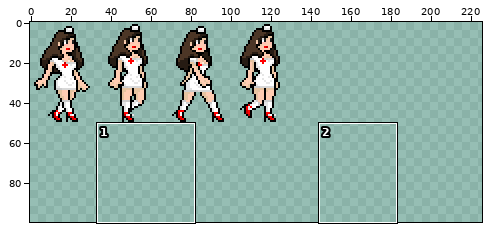
A sprite sheet gets an edit: Media/Assets/enemies/enemyNurse_one.png. The picture above shows the old version from afar; the outline marks the close-up.
Close-up. Before the commit:
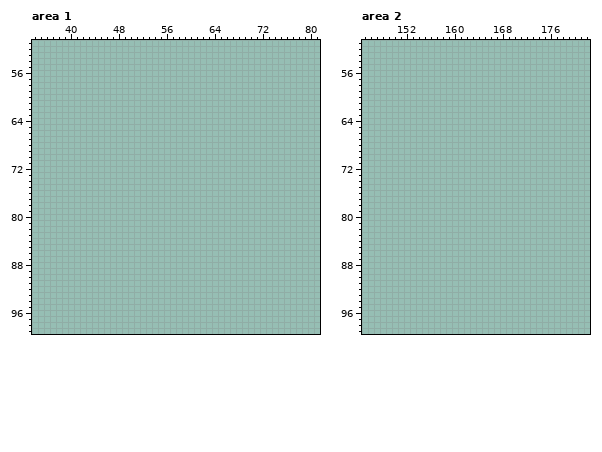
The file is 300x100 pixels. Shown: area 1: x 34..81, y 51..99; area 2: x 145..182, y 51..99. The wide view leaves out empty margins. The commit also changed other parts of the picture, which this record leaves out.
The result:
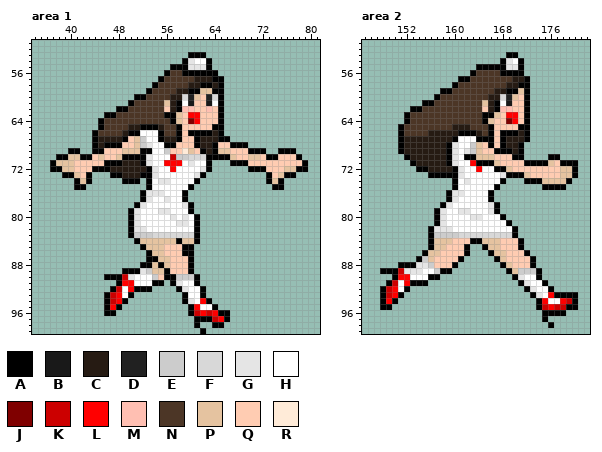
Palette (. is transparent): A #000000  B #191919  C #261b13  D #212121  E #cccccc  F #d8d8d8  G #e5e5e5  H #ffffff  J #7f0000  K #cc0000  L #ff0000  M #ffbfb2  N #4c3626  P #e5c3a0  Q #ffccb2  R #ffebd8
Diff:
Changed rows in their new state; - is an unchanged pixel.
Area 1:
first column x 37:
 53 -----------------------AAA-----------------
 54 ----------------------AGHHA----------------
 55 --------------------AAAGGGA----------------
 56 -------------------ANNAAAAAA---------------
 57 ------------------ANNNNNCCCAA--------------
 58 -----------------ANNNNNCCAACA--------------
 59 ----------------ANNNNCCAAPPAA--------------
 60 --------------AANNNNCCFDPQDFA--------------
 61 -------------ANNNNNPCAHBQQBHA--------------
 62 -----------AANNNNNNQCAMMQQMQA--------------
 63 ---------AANNNNNNNNAAPQLLQQQA--------------
 64 --------ANNNNNNNNNNNAPQJLQQQA--------------
 65 --------ANNNNCCAAACNNAQQQQQAA--------------
 66 -------ANNNNCAAHHHANNAQAAAACA--------------
 67 -------ACCCCAQPEHHACCAQQACCCAA-------------
 68 -------ACAAAQQPEGHHAAQQQACCAQQAAA----------
 69 ---AA--AAQQQPPPAAHHEQQRPQACAPPQQQAAA--AAA--
 70 -AAPPAAQPQQPAAAAGHHHKEEFFFAAAAPQQPPQAAQQQA-
 71 APPPQQQQQAAACCCAGHHLLLHGHHA---AAAQQQQQQQQQA
 72 AAPPQQQAAACCCCCCAGHHLHHHHGA------AAAQQQPPAA
 73 --AAPQA---AACCCAAGHHHHHHGA----------AQPAA--
 74 ----APA-----AAA-AHGGHHHHA-----------APA----
 75 ----AA----------AHHHHHHA-------------AA----
 76 ---------------AGGGHHHA--------------------
 77 ---------------AGHHGHHA--------------------
 78 --------------AGHHHHHHGA-------------------
 79 -------------AGHHHGGHHHA-------------------
 80 -------------AGHHHHHGHGHA------------------
 81 -------------AGHHHHHHGGHA------------------
 82 -------------AGGHHHHHHHHA------------------
 83 -------------AEEEFFFFFFFA------------------
 84 --------------APPPPPPAPPA------------------
 85 ---------------APPPQQQAA-------------------
 86 ----------------APPQQQAA-------------------
 87 ----------------AAPPQQQA-------------------
 88 ---------------AAPAPQQQA-------------------
 89 ------------AAAGEPPAQQQA-------------------
 90 ---------AAAKGHHHEQAAEEEA------------------
 91 -----------ALLHHHAA-AGHHA------------------
 92 ----------AKHLAAA----AGHHA-----------------
 93 ---------AKLHA--------AHHA-----------------
 94 ---------AKLA---------AGHLA----------------
 95 ---------ALA-----------ALHHA---------------
 96 ---------AA------------AKLKLAA-------------
 97 ------------------------AAAKLA-------------
 98 ------------------------A--AA--------------
 99 -------------------------A-----------------
Area 2:
first column x 148:
 53 ---------------------AA----------
 54 --------------------AGHA---------
 55 ----------------AAAAAGGA---------
 56 ---------------ANNNNAAAA---------
 57 -------------AANNNNNNNCCA--------
 58 ------------ANNNNNNNNCCAA--------
 59 ----------AANNNNNNNCCAAPA--------
 60 ---------ANNNNNNNNCCFDPQA--------
 61 -------AANNNNNNNNPCAHBQQA--------
 62 -----AANNNNNNNNNNQCAMMQQA--------
 63 ----ANNNNNNNNNNNNAAPQLLQA--------
 64 ----ANNNNNNNNNNNNAPQQJLQA--------
 65 ---ANNNNNNNNCCCNNNAQQQQAA--------
 66 ---ANNNNCCCCCAAACNAQAAACA--------
 67 ---ACCCCCCCCAHHHAAAQACCCA--------
 68 ---ACCCCCCCAGHHEPQAQACCA---------
 69 ---ACCCCCCCAGHGEPQQAAACA---------
 70 ----ACCCCCCAGHAAPPPQQQAA----AA---
 71 -----ACCCCCAGHHLAAAPQQQQAAAAPQAAA
 72 ------AACCCCAGHHLHHAAPQQQQQQQQPPA
 73 --------AAAAAGHHHHHHGAAAPQQQQQPPA
 74 ------------AHGHHHHHA---AAAPPPPA-
 75 ------------AHHHHHHA-------AAAA--
 76 -----------AGGHHHHA--------------
 77 -----------AGHHHHHA--------------
 78 ----------AGHHHHHHGA-------------
 79 ---------AGHHGGHHHGA-------------
 80 ---------AGHHHHGGHHHA------------
 81 ---------AGHHHHHHHHHHA-----------
 82 --------AGGGHHHHHHHHHHA----------
 83 --------AEEEEFFFFFFFFFA----------
 84 --------APPPQQQAAPPPQQQA---------
 85 --------APPQQQA--APPQQQA---------
 86 -------APPQQQQA---APPQQQA--------
 87 ------AEPQQQQA-----APQQQQA-------
 88 ---AAAGGEQQQA-------APQQQA-------
 89 AAAKGGGHHEAA---------APEEEA------
 90 --ALLHHHAA------------AGHHA------
 91 -AKHLAAA---------------AGHHA-----
 92 AKLHA-------------------AGHHA----
 93 AKLA---------------------AGHLAAAA
 94 ALA-----------------------ALHHLKA
 95 AA------------------------AKLKKAA
 96 ---------------------------AAAA--
 97 ---------------------------A-----
 98 ----------------------------A----
